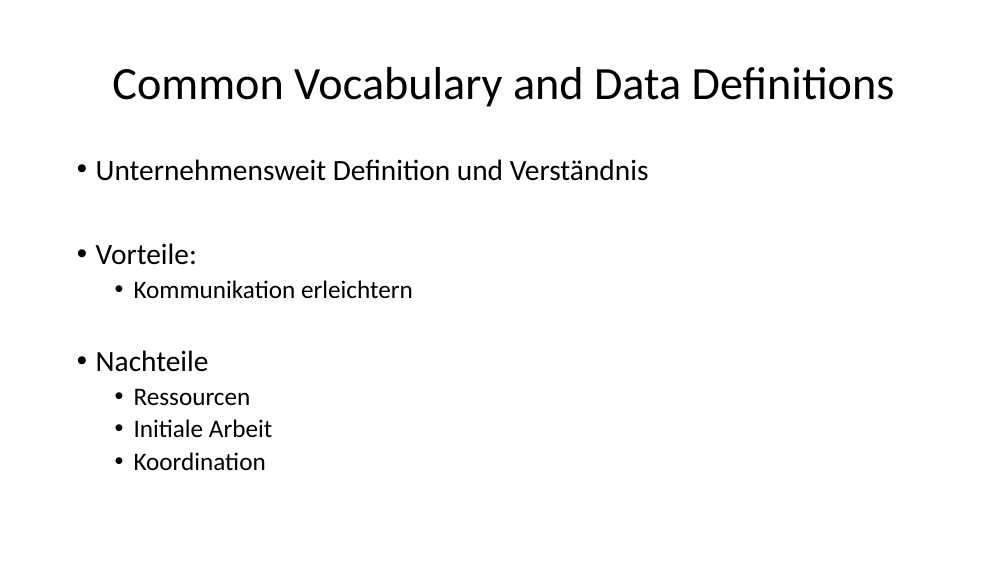
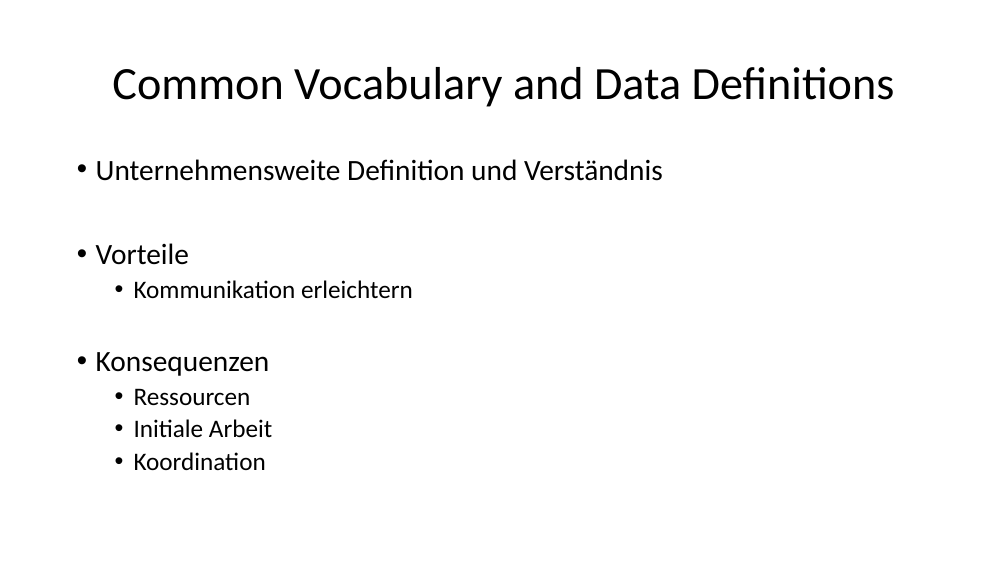
Before and after one commit to ehmkah/cas_swa_sad, a slide deck: slide 8 of Architekturprinzip/Architekturprinzipen.pptx. Drawn at 1008x567 pixels with LibreOffice and Linux fonts; fonts in the diff are those of the drawing. Boxes give left, top, right and bottom in pixels: in the first picture for what was removed or moved away, otherwise in the second. Text is boxed around its words. In the diff, an @@ line names an element or a change of style, - is before the commit and + after.

```diff
--- a/Architekturprinzip/Architekturprinzipen.pptx
+++ b/Architekturprinzip/Architekturprinzipen.pptx
@@ text at bbox=[96, 159, 663, 265]: text changed @@
-• Unternehmensweit Definition und Verständnis
-• Vorteile:
+• Unternehmensweite Definition und Verständnis
+• Vorteile
@@ text at bbox=[96, 352, 270, 376]: text changed @@
-• Nachteile
+• Konsequenzen
```
Also in this commit, not shown: 7 other slides changed, 1 slide added, 1 slide removed.
